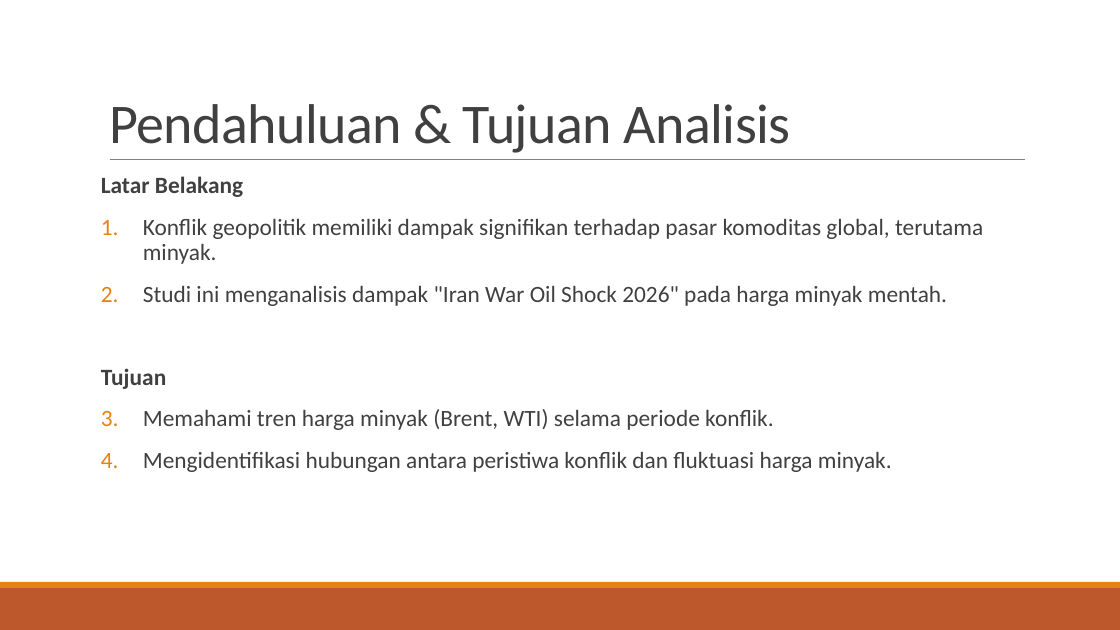
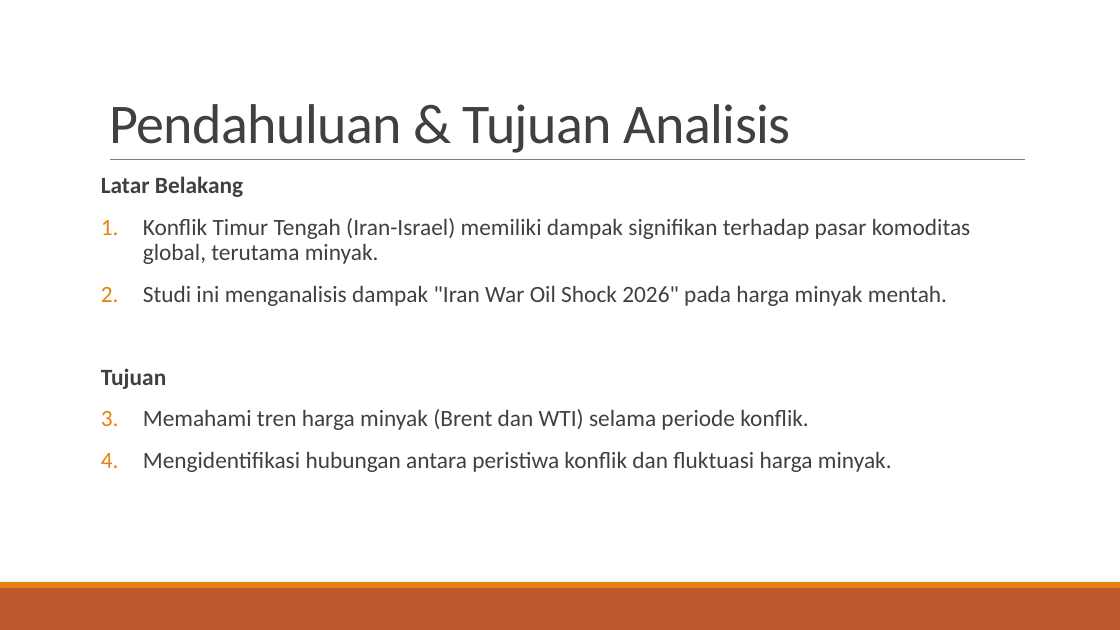
Before and after one commit to 250605210001-code/thesiss2, a slide deck: slide 2 of semester 2/Big Data/Dampak Perang Iran 2026 terhadap harga minyak.pptx. Drawn at 1120x630 pixels with LibreOffice and Linux fonts; fonts in the diff are those of the drawing. Boxes give left, top, right and bottom in pixels: in the first picture for what was removed or moved away, otherwise in the second. Text is boxed around its words. In the diff, an @@ line names an element or a change of style, - is before the commit and + after.

```diff
--- a/semester 2/Big Data/Dampak Perang Iran 2026 terhadap harga minyak.pptx
+++ b/semester 2/Big Data/Dampak Perang Iran 2026 terhadap harga minyak.pptx
@@ text at (143, 218, 971, 264): text changed @@
-1. Konflik geopolitik memiliki dampak signifikan terhadap pasar komoditas global, terutama minyak.
+1. Konflik Timur Tengah (Iran-Israel) memiliki dampak signifikan terhadap pasar komoditas global, terutama minyak.
@@ text at (143, 409, 809, 430): text changed @@
-1. Memahami tren harga minyak (Brent, WTI) selama periode konflik.
+1. Memahami tren harga minyak (Brent dan WTI) selama periode konflik.
```
Also in this commit, not shown: 2 other slides changed, 3 other files.
